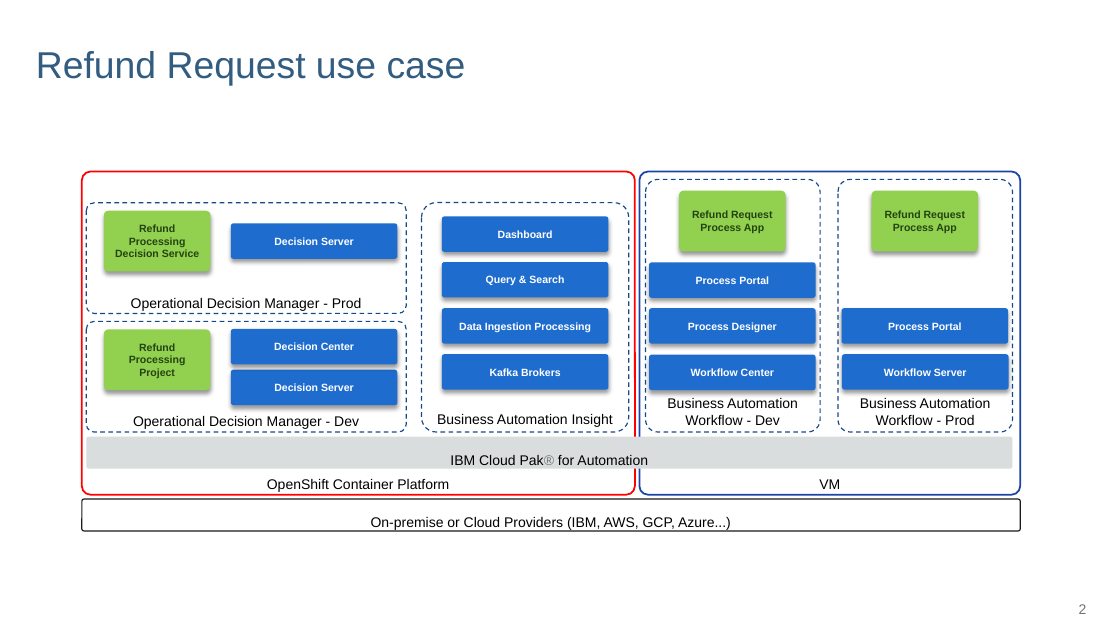
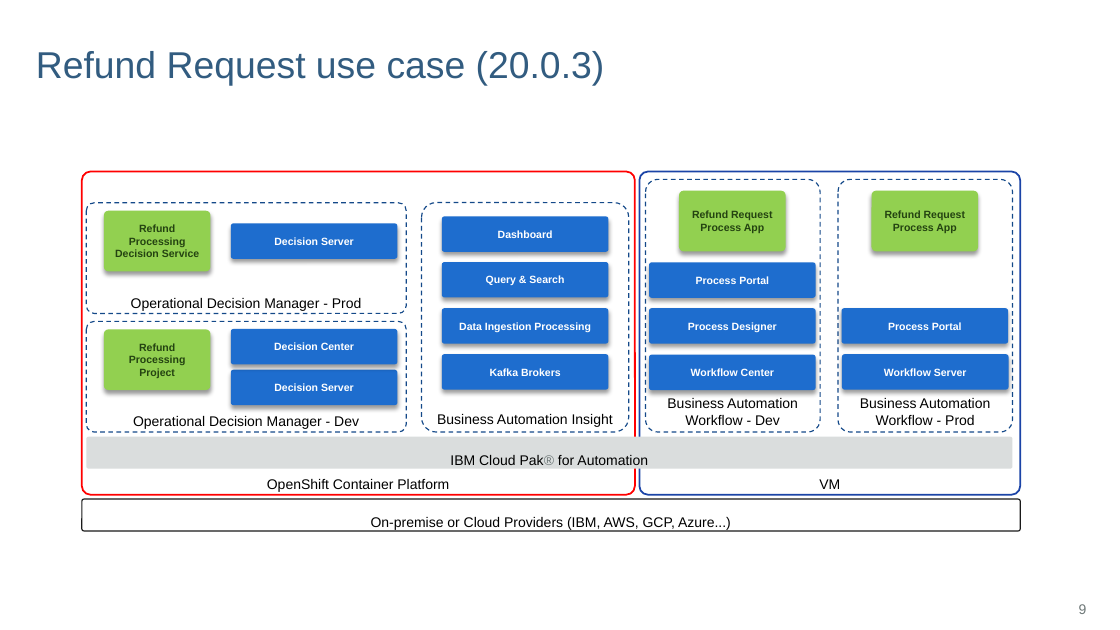
Before and after one commit to ibm-cloud-architecture/refarch-dba, a slide deck: slide 9 of docs/DBA-diagrams.pptx (slide 2 before the commit). Drawn at 1120x630 pixels with LibreOffice and Linux fonts; fonts in the diff are those of the drawing; background and template pictures are left out. Boxes give left, top, right and bottom in pixels: in the first picture for what was removed or moved away, otherwise in the second. Text is boxed around its words. In the diff, an @@ line names an element or a change of style, - is before the commit and + after.

```diff
--- a/docs/DBA-diagrams.pptx
+++ b/docs/DBA-diagrams.pptx
@@ title at [36, 51, 605, 86]: text changed @@
-Refund Request use case
+Refund Request use case (20.0.3)
@@ page number at [1079, 604, 1087, 614]: text changed @@
-2
+9
```
Also in this commit, not shown: 1 other slide changed, 2 slides added, 23 other files.
